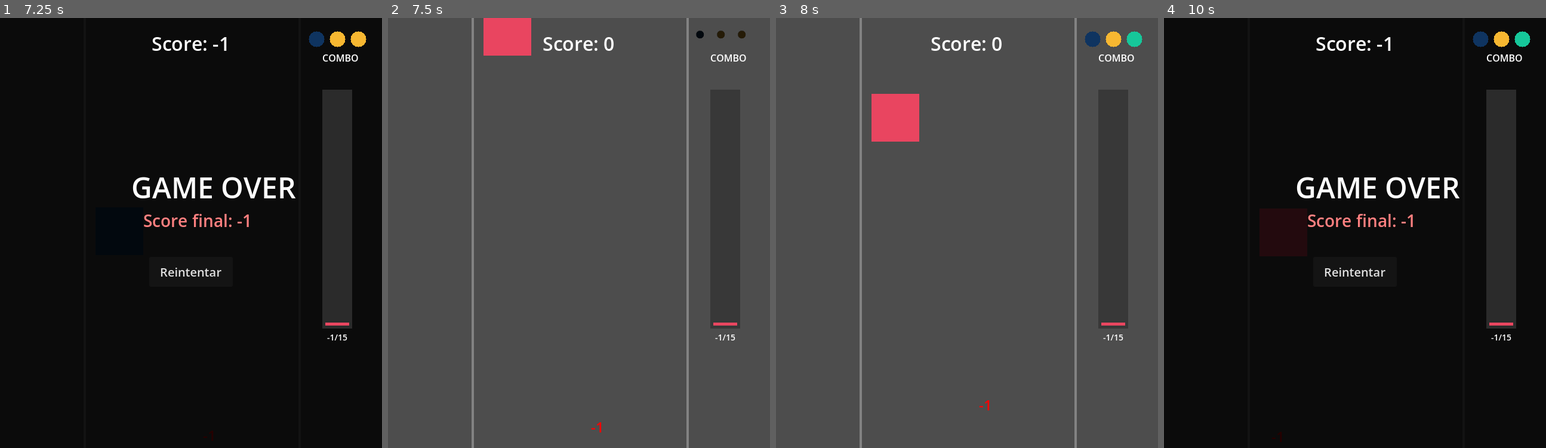
Above: before the commit, frames 1-4 (left to right).
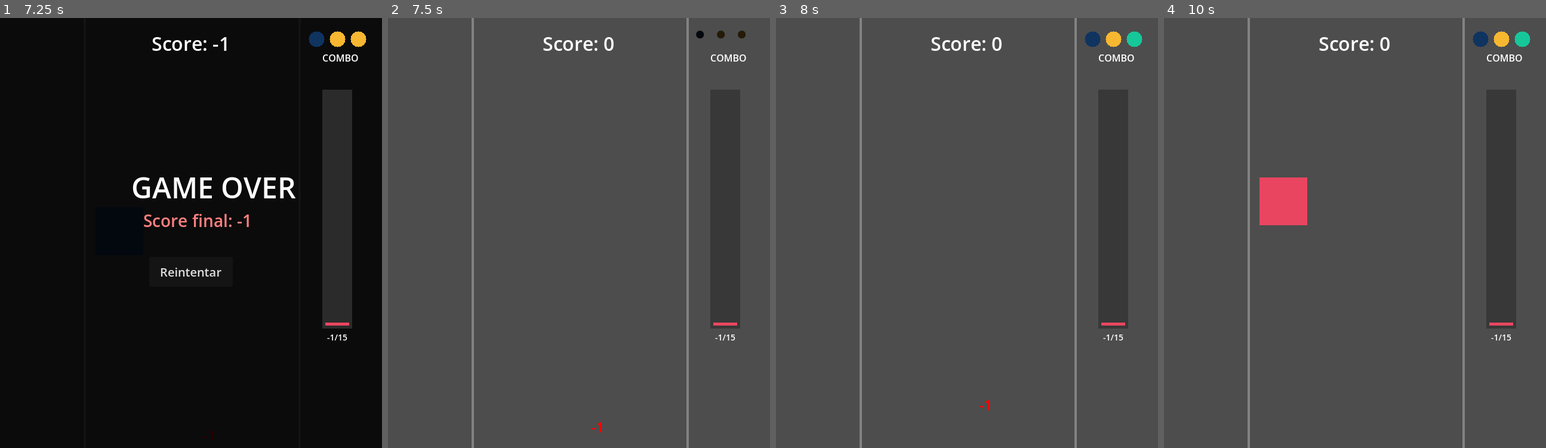
Above: after the commit, the same moments.

Repository: emadAbuzeid95/juego
Game: Godot game, scene res://main.tscn
Same seed, same stepped clock (60 frames per second), same inputs: the game is played once before the commit and once after it.
Inputs (mouse positions are in pixels of both pictures, inside the frame that each line leads up to):
- Up to frame 1 (7.25 s): move the mouse to (275, 211) at 0.52 s; click (275, 211) at 0.67 s; tap Enter at 1.25 s; move the mouse to (114, 254) at 1.27 s; click (114, 254) at 1.42 s; move the mouse to (229, 138) at 2.02 s; click (229, 138) at 2.17 s; tap Space at 2.75 s; move the mouse to (171, 319) at 2.77 s; click (171, 319) at 2.92 s; move the mouse to (305, 297) at 3.52 s; click (305, 297) at 3.67 s; move the mouse to (76, 168) at 4.27 s; click (76, 168) at 4.42 s; move the mouse to (210, 233) at 5.02 s; click (210, 233) at 5.17 s; move the mouse to (133, 125) at 5.77 s; click (133, 125) at 5.92 s; move the mouse to (275, 211) at 6.52 s; click (275, 211) at 6.67 s
- Up to frame 2 (7.5 s): click "Reintentar" at 7.25 s
- Up to frame 3 (8 s): no input
- Up to frame 4 (10 s): move the mouse to (1278, 254) at 8.02 s; click (1278, 254) at 8.17 s; move the mouse to (1393, 138) at 8.77 s; click (1393, 138) at 8.92 s; move the mouse to (1335, 319) at 9.52 s; click (1335, 319) at 9.67 s

Frame 1 is identical in both runs. In frame 2, 1.1% of the frame differs, in the area x 25-38%, y 0-9%; in frame 3, 1.4%; in frame 4, 95%, in the area x 0-100%, y 0-100%.

Commit message:
fix: reset tiempo_juego and tiempo_actual on game restart
Without this reset, difficulty scaling (velocidad_caida + tiempo_spawn)
accumulated across restarts via tiempo_juego that was never cleared.

Diff:
--- a/main.gd
+++ b/main.gd
@@ -148,6 +148,8 @@
 	piezas.clear()
 
 	score = 0
+	tiempo_juego = 0.0
+	tiempo_actual = 0.0
 
 	score_label.text = "Score: 0"
 	combo_manager.generate_new_combo()
